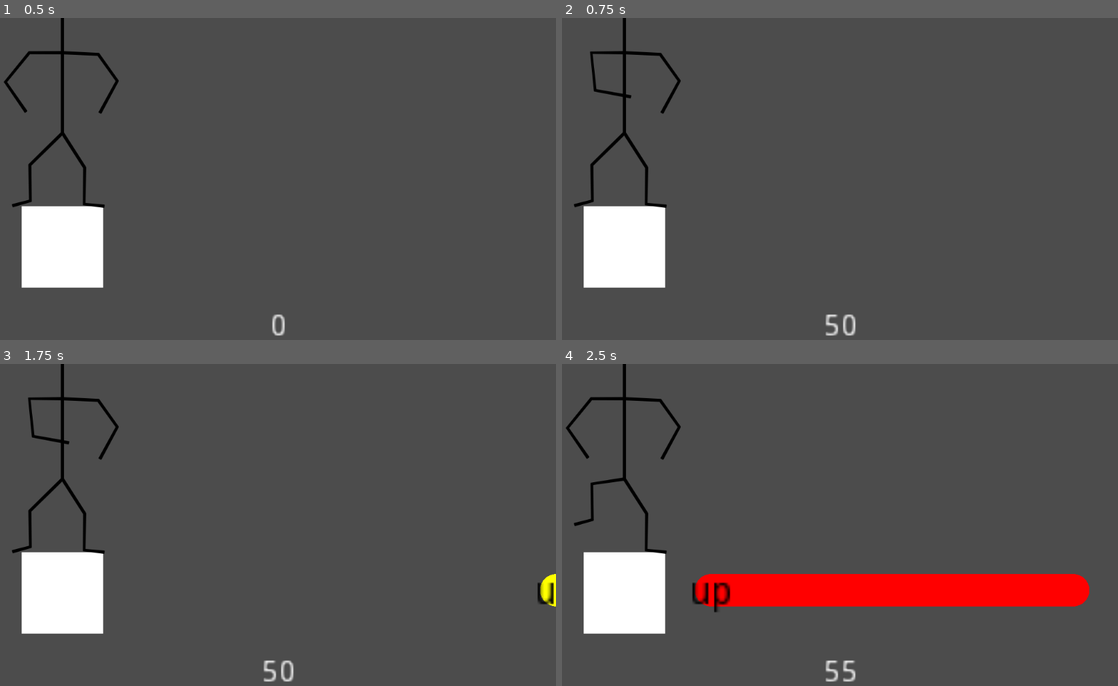
Above: before the commit, frames 1-4 (two rows, left to right).
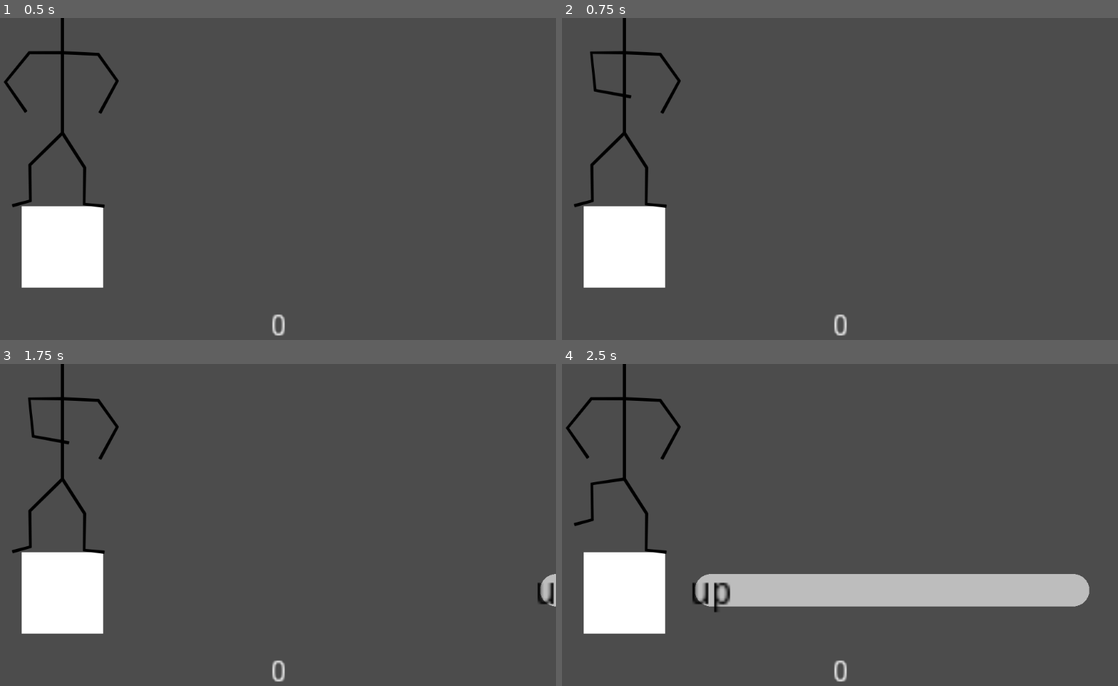
Above: after the commit, the same moments.

Repository: doctor-g/LD52
Game: Godot game, scene res://Game/Game.tscn
The game is run twice, just before and just after one commit, with the same random seed, the same clock (stepped at 60 frames per second) and the same inputs. Sound files missing from this copy of the repository are replaced by a short silence.
Inputs:
- Up to frame 1 (0.5 s): no input
- Up to frame 2 (0.75 s): tap Enter at 0.5 s; hold Up (ui_up) from 0.53 s (still down)
- Up to frame 3 (1.75 s): keep holding Up (ui_up); tap Space at 1.25 s
- Up to frame 4 (2.5 s): release Up (ui_up) at 2.03 s; hold Left (ui_left) from 2.03 s (still down)

Frame 1 is identical in both runs. In frame 2, 0.2% of the frame differs, in the area x 47-53%, y 92-99%; in frame 3, 0.4%; in frame 4, 7.3%, in the area x 23-95%, y 65-99%.

Commit message:
Fix the error with the first move listening too early

Diff:
--- a/project/Game/Game.gd
+++ b/project/Game/Game.gd
@@ -22,8 +22,9 @@
 # Created by the _ready() function.
 var _events := []
 
-var _start_ticks : int
 var _next_event_index := 0
+
+# In seconds
 var _lead_in_duration : float
 
 # If we are currently holding for a target, this is it.
@@ -32,12 +33,11 @@
 
 
 func _ready():
-	_start_ticks = Time.get_ticks_msec()
 	var seconds_per_beat := 1.0 / tempo * 60
 
-	# Set lead-in to the duration of one measure in milliseconds
+	# Set lead-in to the duration of one measure in seconds
 	# Or comment this out to test faster
-	_lead_in_duration = beats_per_measure * seconds_per_beat * 1000
+	_lead_in_duration = beats_per_measure * seconds_per_beat
 
 	for datum in DATA:
 		var measure : int = datum[0]
@@ -53,15 +53,22 @@
 		target.action = action
 		target.start_time = start_time
 		target.end_time = end_time
+		# By default, they should not process. This is so that we can wait
+		# for the lead-in. Unfortunately, set_process did not work right here,
+		# so we use a state variable instead
+		target.active = false
 
 		$TargetArea.add_child(target)
-		target.position = Vector2(start_time*1000 + _lead_in_duration, 0)
+		target.position = Vector2(start_time*1000 + _lead_in_duration*1000, 0)
 
 	# Set the next target to the first one
 	_next_target = $TargetArea.get_child(0)
 
-	# Wait the duration of one measure
-	yield(get_tree().create_timer(_lead_in_duration / 1000), "timeout")
+	# Wait for the lead in, but start listening for events within tolerance.
+	yield(get_tree().create_timer(_lead_in_duration - tolerance), "timeout")
+	for target in $TargetArea.get_children():
+		target.active = true
+	yield(get_tree().create_timer(tolerance), "timeout")
 	$AudioStreamPlayer.play()
 
 var _next_target : HoldTarget = null
--- a/project/Song/HoldTarget.gd
+++ b/project/Song/HoldTarget.gd
@@ -16,6 +16,8 @@
 # Points earned for pressing a separate action subsequent times
 export var repeat_other_action_points := 1
 
+# Should I be listening for inputs and processing them?
+var active := false
 var action : String
 var start_time : float
 var end_time : float
@@ -43,6 +45,9 @@
 
 
 func _process(_delta):
+	if not active:
+		return
+
 	if _state==State.PENDING:
 		if Input.is_action_just_pressed(action) and _in_tolerance(start_time):
 			_set_state(State.STARTED)
